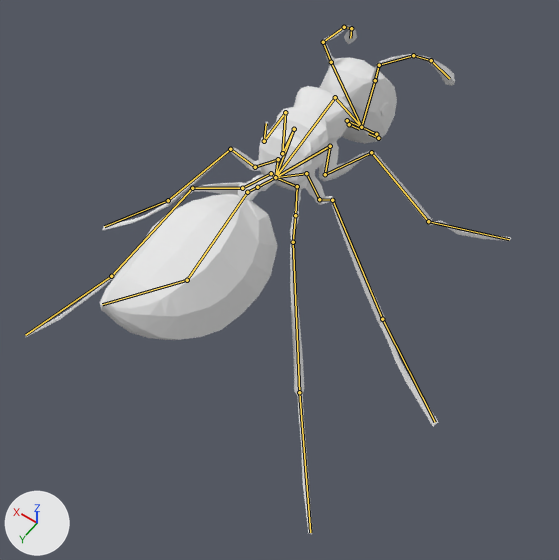
The Blender file Assets/Objects/Characters/Ant_01/Ant_01.blend, before and after one commit.
Before and after are seen from a 50 mm lens placed at (-0.455, 0.611, 1.046), pointed at (-0.036, 0.025, 0.125). Lighting does not change. The marker at lower left points along +X, +Y and +Z. Both versions are drawn at frame 1 of the action 'Walk'; the numbers are the values there. The bones that bend it are drawn over the model as lines.
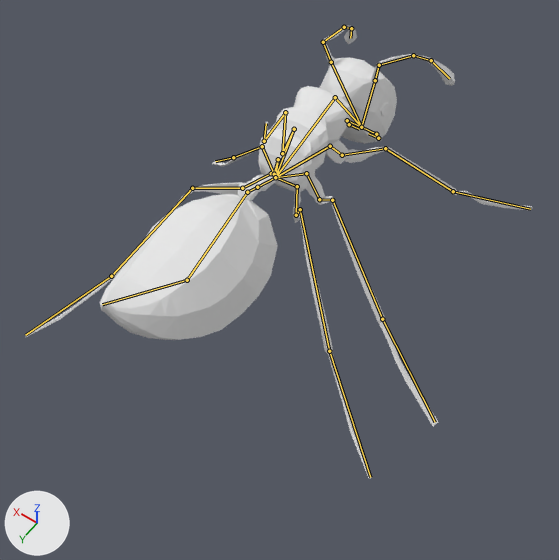
Pixel boxes [x1, y1, x2, y2] of what changed, in the pictures (559 x 560 px):
'Cube', posed (11% shorter)
    before: [26, 26, 511, 535]
    after: [26, 26, 533, 479]
bone 'Right_BeckLeg_01', root to tip
    before: (297, 186) to (295, 215)
    after: (297, 186) to (296, 215)
bone 'Right_Backleg_02', root to tip
    before: (295, 215) to (293, 242)
    after: (296, 215) to (300, 209)
bone 'Right_BackLeg_03', root to tip
    before: (293, 242) to (299, 392)
    after: (300, 209) to (329, 351)
bone 'Left_MidLeg_01', root to tip
    before: (278, 159) to (255, 167)
    after: (278, 159) to (274, 174)
bone 'Left_MidLeg_02', root to tip
    before: (255, 167) to (230, 149)
    after: (274, 174) to (262, 146)
bone 'Left_MidLeg_03', root to tip
    before: (230, 149) to (168, 200)
    after: (262, 146) to (233, 157)
bone 'Left_MidLeg_04', root to tip
    before: (168, 200) to (104, 226)
    after: (233, 157) to (215, 161)
bone 'Right_FrontLeg_01', root to tip
    before: (330, 146) to (325, 174)
    after: (330, 146) to (342, 155)
bone 'Righ_FrontLeg_02', root to tip
    before: (325, 174) to (371, 152)
    after: (342, 155) to (385, 148)
bone 'Right_FrontLeg_03', root to tip
    before: (371, 152) to (428, 221)
    after: (385, 148) to (453, 191)
bone 'Right_FrontLeg_04', root to tip
    before: (428, 221) to (509, 239)
    after: (453, 191) to (530, 209)

The edits, one by one:
Bone 'Right_BeckLeg_01' (bone_right_beckleg_01) turns from (0, 0, 0) to (-60, -17, 26) degrees about its own x, y and z.
Bone 'Right_Backleg_02' (bone_right_backleg_02) turns from (0, 0, 0) to (92, 21, 4) degrees about its own x, y and z.
Bone 'Right_BackLeg_03' (bone_right_backleg_03) turns from (0, 0, 0) to (-35, -9, -1) degrees about its own x, y and z.
Bone 'Left_MidLeg_01' (bone_left_midleg_01) turns from (0, 0, 0) to (-42, 7, -30) degrees about its own x, y and z.
Bone 'Left_MidLeg_02' (bone_left_midleg_02) turns from (0, 0, 0) to (60, 2, -6) degrees about its own x, y and z.
Bone 'Left_MidLeg_03' (bone_left_midleg_03) turns from (0, 0, 0) to (-12, -7, -10) degrees about its own x, y and z.
Bone 'Left_MidLeg_04' (bone_left_midleg_04) turns from (0, 0, 0) to (-12, 5, -5) degrees about its own x, y and z.
Bone 'Right_FrontLeg_01' (bone_right_frontleg_01) turns from (0, 0, 0) to (-60, 18, 11) degrees about its own x, y and z.
Bone 'Righ_FrontLeg_02' (bone_righ_frontleg_02) turns from (0, 0, 0) to (-92, -24, 39) degrees about its own x, y and z.
Bone 'Right_FrontLeg_03' (bone_right_frontleg_03) turns from (0, 0, 0) to (30, 13, 35) degrees about its own x, y and z.
Bone 'Right_FrontLeg_04' (bone_right_frontleg_04) turns from (0, 0, 0) to (-12, -8, -4) degrees about its own x, y and z.
